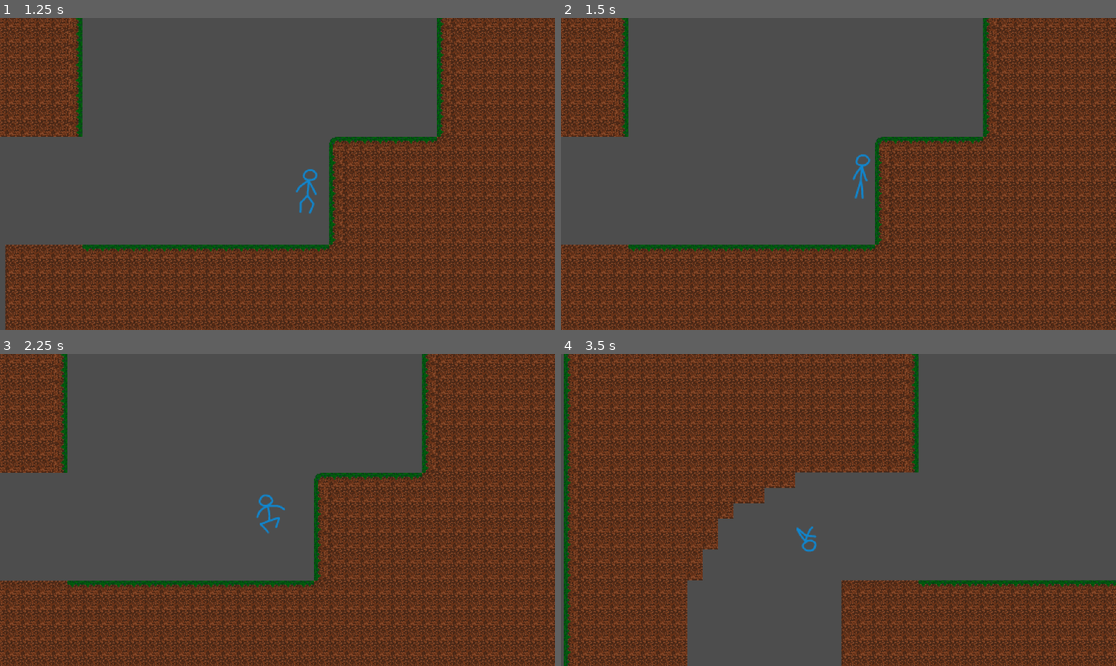
Above: before the commit, frames 1-4 (two rows, left to right).
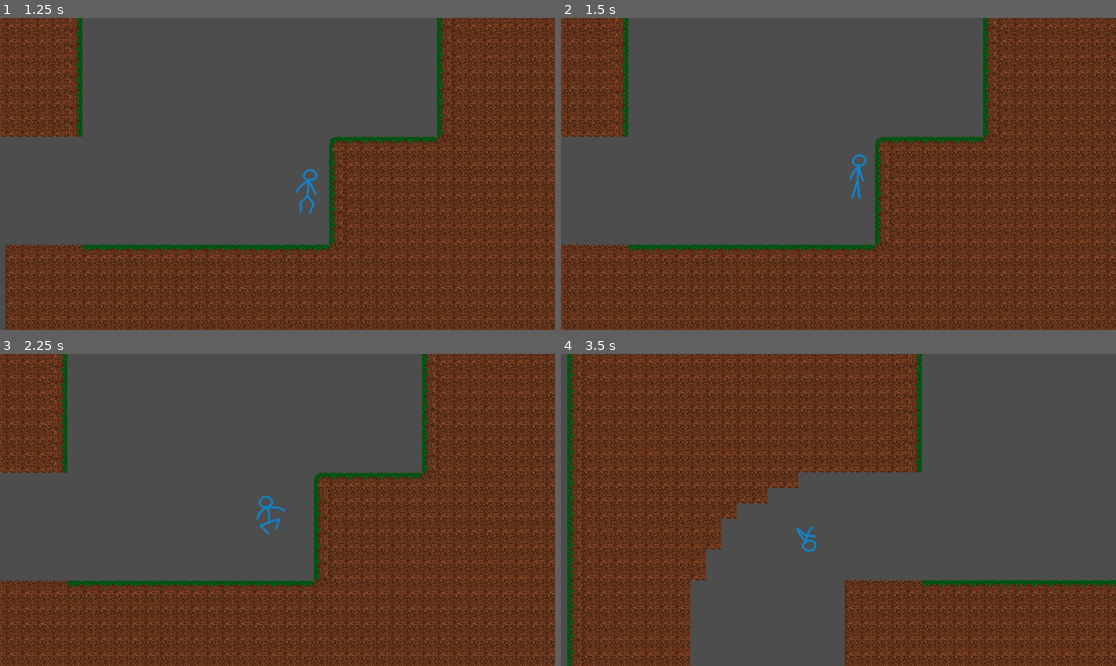
Above: after the commit, the same moments.

Repository: ld000/silksong_tutorial
Game: Godot game, scene res://assets/scenes/levels/pixel_level.tscn
Two runs of this game, one before a commit and one after it. Both use one fixed random seed, a clock stepped at 60 frames per second and the inputs below. This scene is started directly instead of the project's main scene.
Inputs:
- Up to frame 1 (1.25 s): hold Right (move_right) from 0.53 s (still down); hold Shift (sprint) from 0.53 s (still down); tap Space (jump) at 0.77, 0.8, 1.07 s
- Up to frame 2 (1.5 s): keep holding Right (move_right); release Shift (sprint) at 1.28 s; tap Space (jump) at 1.35 s
- Up to frame 3 (2.25 s): tap Space (jump) at 1.52, 1.82 s; tap Shift (sprint) at 1.55 s; release Right (move_right) at 2.03 s; hold Left (move_left) from 2.03 s (still down); hold Shift (sprint) from 2.03 s (still down)
- Up to frame 4 (3.5 s): keep holding Left (move_left); tap Space (jump) at 2.3, 3.02, 3.32 s; release Shift (sprint) at 2.78 s; tap Shift (sprint) at 2.85 s

Frame 1 is identical in both runs. In frame 2, 0.3% of the frame differs, in the area x 51-56%, y 43-58%; in frame 3, 0.2%; in frame 4, 24%, in the area x 0-100%, y 0-100%.

Commit message:
Update README with State Machine diagram and add sprint mechanics

Diff:
--- a/assets/prefabs/player/player_controller(pixel).tscn
+++ b/assets/prefabs/player/player_controller(pixel).tscn
@@ -473,7 +473,7 @@
 texture_filter = 1
 position = Vector2(0, -6)
 sprite_frames = SubResource("SpriteFrames_aowxt")
-animation = &"idle"
+animation = &"sprint"
 autoplay = "idle"
 
 [node name="CameraOffset" type="Node2D" parent="." unique_id=535440609]
--- a/assets/scripts/player/player_controller(pixel).gd
+++ b/assets/scripts/player/player_controller(pixel).gd
@@ -23,6 +23,7 @@
 const DOUBLE_JUMP_VELOCITY := -450.0
 const FLOAT_GRAVITY := 200.0
 const FLOAT_VELOCITY := 100.0
+const FLOAT_ACCELERATION := 700.0
 const LEDGE_JUMP_VELOCITY := -500.0
 const WALL_SLIDE_GRAVITY = 300.0
 const WALL_SLIDE_VELOCITY = 500.0
@@ -32,6 +33,8 @@
 const WALL_CLIMB_LENGTH := 65.0
 const DASH_LENGTH := 100.0
 const DASH_VELOCITY := 600.0
+const SPRINT_VELOCITY := 400.0
+const SPRINT_ACCELERATION := 1800.0
 
 @onready var animated_sprite: AnimatedSprite2D = %AnimatedSprite
 @onready var coyote_timer: Timer = %CoyoteTimer
@@ -48,6 +51,7 @@
 var saved_position := Vector2.ZERO
 var can_dash := false
 var dash_jump_buffer := false
+var is_sprinting := false
 
 func _ready() -> void:
 	switch_state(active_state)
@@ -73,7 +77,8 @@
 			can_dash = true
 
 		STATE.JUMP:
-			animated_sprite.play("jump")
+			if previous_state != STATE.TURNING:
+				animated_sprite.play("jump")
 			velocity.y = JUMP_VELOCITY
 			coyote_timer.stop()
 
@@ -81,6 +86,7 @@
 			animated_sprite.play("double_jump")
 			velocity.y = DOUBLE_JUMP_VELOCITY
 			can_double_jump = false
+			is_sprinting = false
 
 		STATE.FLOAT:
 			if float_cooldown.time_left > 0:
@@ -88,6 +94,7 @@
 				return
 			animated_sprite.play("float")
 			velocity.y = 0
+			is_sprinting = false
 
 		STATE.LEDGE_CLIMB:
 			animated_sprite.play("ledge_climb")
@@ -99,12 +106,14 @@
 			animated_sprite.play("double_jump")
 			velocity.y = LEDGE_JUMP_VELOCITY
 			can_dash = true
+			is_sprinting = false
 
 		STATE.WALL_SLIDE:
 			animated_sprite.play("wall_slide")
 			velocity.y = 0
 			can_double_jump = true
 			can_dash = true
+			is_sprinting = false
 
 		STATE.WALL_JUMP:
 			animated_sprite.play("jump")
@@ -129,11 +138,17 @@
 			can_dash = previous_state == STATE.FLOOR or previous_state == STATE.WALL_SLIDE
 			dash_jump_buffer = false
 
+		STATE.TURNING:
+			set_facing_direction(-facing_direction)
+
 func process_state(delta: float) -> void:
 	match active_state:
 		STATE.FALL:
 			velocity.y = move_toward(velocity.y, FALL_VELOCITY, FALL_GRAVITY * delta)
-			handle_movement()
+			if is_sprinting:
+				handle_sprint(delta)
+			else:
+				handle_movement()
 
 			if is_on_floor():
 				switch_state(STATE.FLOOR)
@@ -152,11 +167,15 @@
 				switch_state(STATE.DASH)
 
 		STATE.FLOOR:
-			if Input.get_axis("move_left", "move_right"):
-				animated_sprite.play("walk")
+			if is_sprinting:
+				animated_sprite.play("sprint")
+				handle_sprint(delta)
 			else:
-				animated_sprite.play("idle")
-			handle_movement()
+				if Input.get_axis("move_left", "move_right"):
+					animated_sprite.play("walk")
+				else:
+					animated_sprite.play("idle")
+				handle_movement()
 
 			if not is_on_floor():
 				switch_state(STATE.FALL)
@@ -164,6 +183,8 @@
 				switch_state(STATE.JUMP)
 			elif Input.is_action_just_pressed("sprint"):
 				switch_state(STATE.DASH)
+			elif is_sprinting and is_input_against_facing():
+				switch_state(STATE.TURNING)
 
 		STATE.JUMP, STATE.DOUBLE_JUMP, STATE.LEDGE_JUMP, STATE.WALL_JUMP:
 			velocity.y = move_toward(velocity.y, 0, JUMP_DECELERATION * delta)
@@ -174,7 +195,9 @@
 				else:
 					handle_movement(facing_direction)
 
-			if active_state != STATE.WALL_JUMP:
+			if is_sprinting:
+				handle_sprint(delta)
+			elif active_state != STATE.WALL_JUMP:
 				handle_movement()
 
 			if Input.is_action_just_released("jump") or velocity.y >0:
@@ -187,7 +210,7 @@
 
 		STATE.FLOAT:
 			velocity.y = move_toward(velocity.y, FLOAT_VELOCITY, FLOAT_GRAVITY * delta)
-			handle_movement()
+			handle_movement(0, WALK_VELOCITY, FLOAT_ACCELERATION * delta)
 
 			if is_on_floor():
 				switch_state(STATE.FLOOR)
@@ -202,6 +225,7 @@
 				switch_state(STATE.DASH)
 
 		STATE.LEDGE_CLIMB:
+			is_sprinting = Input.is_action_pressed("sprint")
 			if not animated_sprite.is_playing():
 				animated_sprite.play("idle")
 				var offset := ledge_climb_offset()
@@ -243,6 +267,7 @@
 				switch_state(STATE.LEDGE_JUMP)
 
 		STATE.DASH:
+			is_sprinting = Input.is_action_pressed("sprint")
 			dash_cooldown.start()
 			if is_on_floor():
 				coyote_timer.start()
@@ -261,11 +286,29 @@
 			elif can_wall_slide():
 				switch_state(STATE.WALL_SLIDE)
 
-func handle_movement(input_direction: float = 0) -> void:
+		STATE.TURNING:
+			if signf(velocity.x) == facing_direction and is_input_against_facing():
+				set_facing_direction(-facing_direction)
+			handle_sprint(delta)
+
+			if not is_on_floor():
+				switch_state(STATE.FALL)
+			elif not is_sprinting or velocity.x * facing_direction >= SPRINT_VELOCITY:
+				switch_state(STATE.FLOOR)
+			elif Input.is_action_just_pressed("jump"):
+				animated_sprite.play("double_jump")
+				is_sprinting = false
+				switch_state(STATE.JUMP)
+
+func handle_movement(input_direction: float = 0, horizontal_velocity: float = WALK_VELOCITY, step: float = WALK_VELOCITY) -> void:
 	if input_direction == 0:
 		input_direction = signf(Input.get_axis("move_left", "move_right"))
 	set_facing_direction(input_direction)
-	velocity.x = input_direction * WALK_VELOCITY
+	velocity.x = move_toward(velocity.x, input_direction * horizontal_velocity, step)
+
+func handle_sprint(delta: float) -> void:
+	handle_movement(facing_direction, SPRINT_VELOCITY, SPRINT_ACCELERATION * delta)
+	is_sprinting = Input.is_action_pressed("sprint") and not is_on_wall()
 
 func set_facing_direction(direction: float) -> void:
 	if direction:
@@ -281,6 +324,9 @@
 func is_input_toward_facing() -> bool:
 	return signf(Input.get_axis("move_left", "move_right")) == facing_direction
 
+func is_input_against_facing() -> bool:
+	return signf(Input.get_axis("move_left", "move_right")) == -facing_direction
+
 func is_ledge() -> bool:
 	return is_on_wall_only() and \
 		ledge_climb_ray_cast.is_colliding() and \
Not shown, changed: README.md
